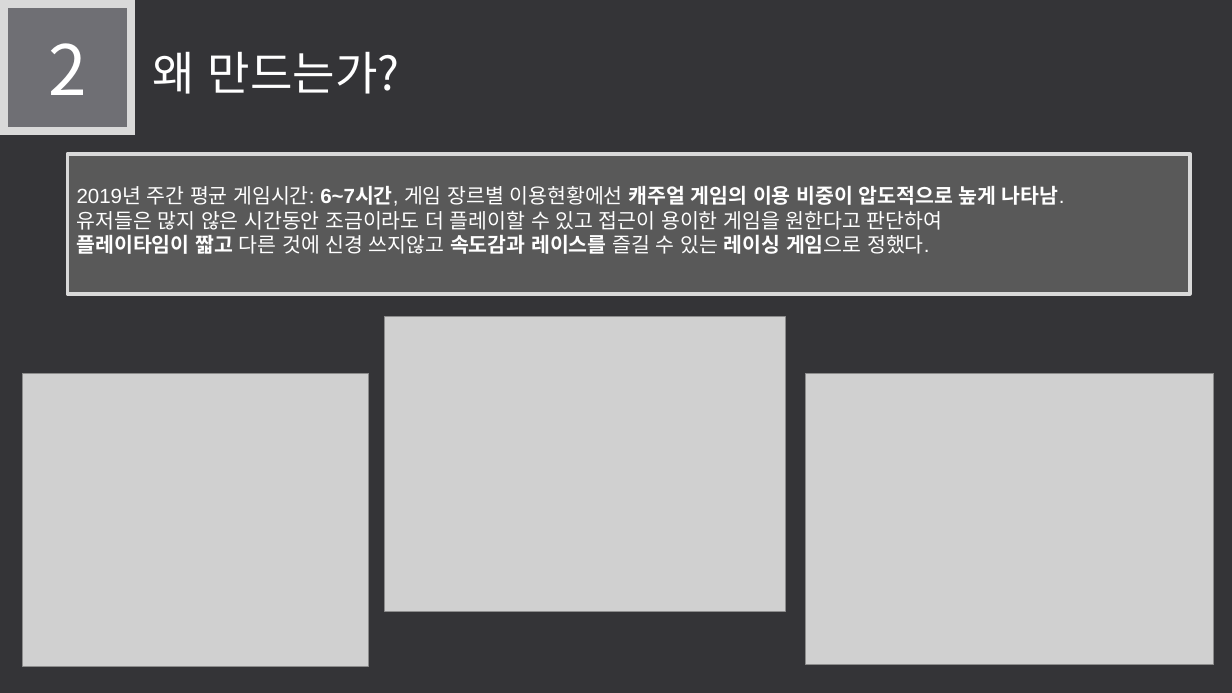
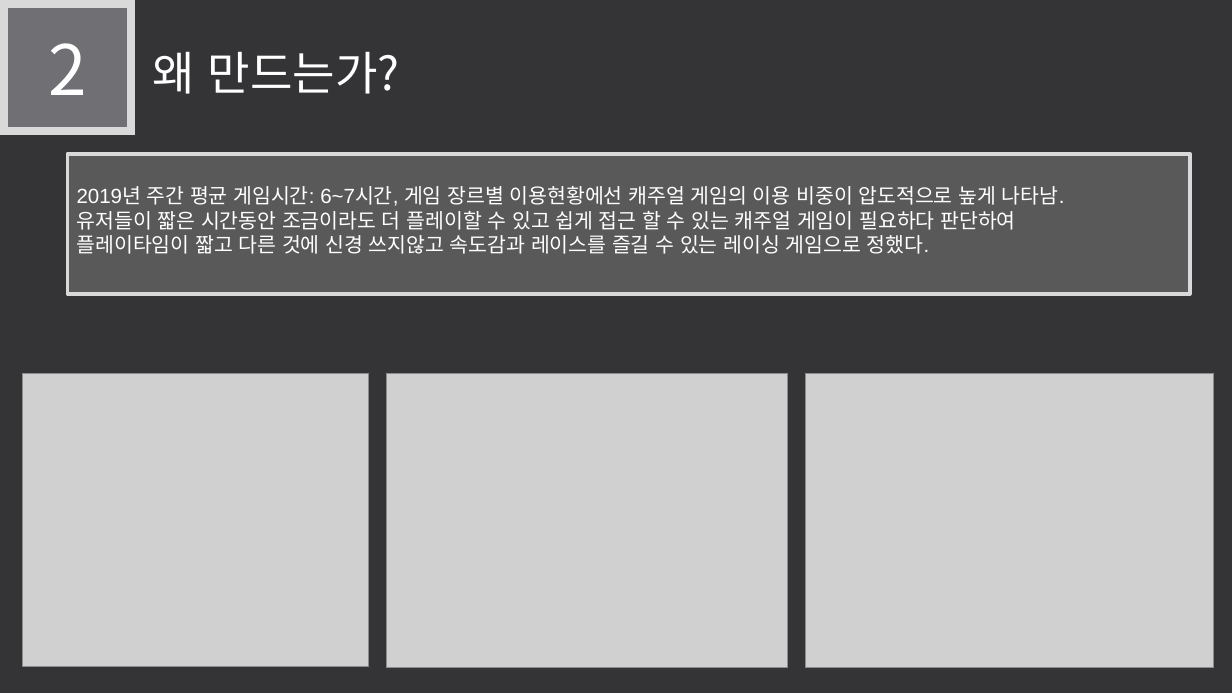
Before and after one commit to LEGO0937/Our_Project, a slide deck: slide 8 of 기획단계/졸작 제안서_α.pptx. Drawn at 1232x693 pixels with LibreOffice and Linux fonts; fonts in the diff are those of the drawing; grey boxes stand for pictures. Boxes give left, top, right and bottom in pixels: in the first picture for what was removed or moved away, otherwise in the second. Text is boxed around its words. In the diff, an @@ line names an element or a change of style, - is before the commit and + after.

Commit message:
최종 수정
Need 어휘수정 원하는 ->필요한
조작법 추가 - 볼거없어도 넣기

```diff
--- a/기획단계/졸작 제안서_α.pptx
+++ b/기획단계/졸작 제안서_α.pptx
@@ text in rectangle at <box>77,186,1065,254</box>: bold off in "6~7시간, 캐주얼 게임의 이용 비중이 압도적으로 높게 ...", "플레이타임이 짧고 속도감과 레이스를 레이싱 게임으로" @@
@@ text in rectangle at <box>77,211,1015,230</box>: text changed @@
-유저들은 많지 않은 시간동안 조금이라도 더 플레이할 수 있고 접근이 용이한 게임을 원한다고 판단하여
+유저들이 짧은 시간동안 조금이라도 더 플레이할 수 있고 쉽게 접근 할 수 있는 캐주얼 게임이 필요하다 판단하여
@@ picture: place and size @@
-picture at <box>384,317,786,612</box>
+picture at <box>386,373,787,668</box>
```
Also in this commit, not shown: 5 other slides changed, 1 slide added, 2 slides removed.
